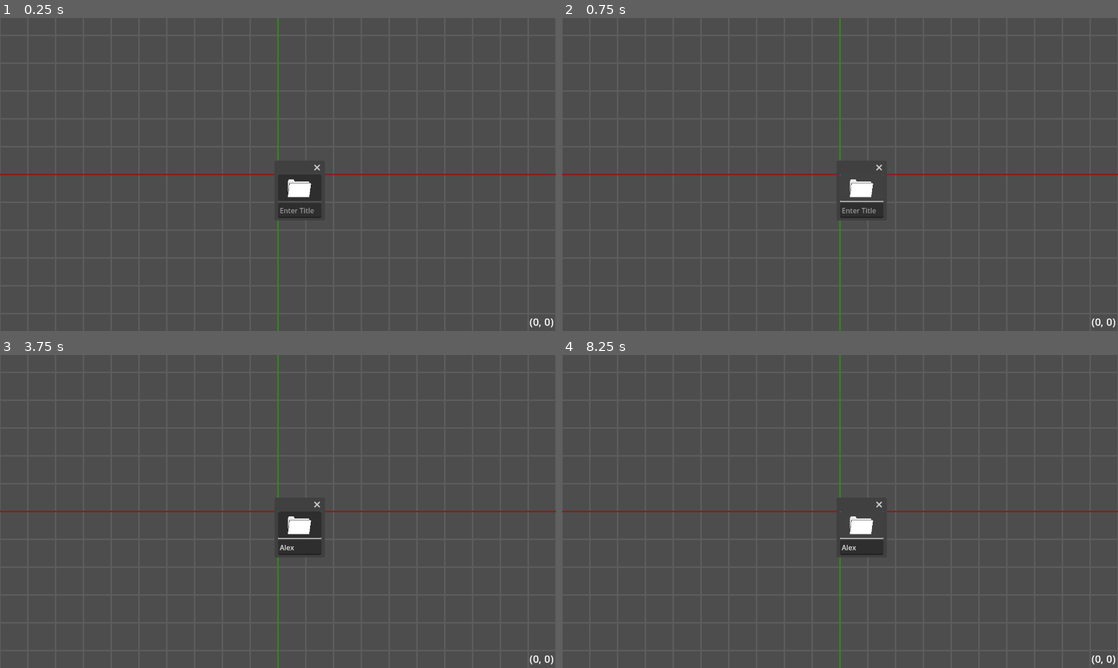
Above: before the commit, frames 1-4 (two rows, left to right).
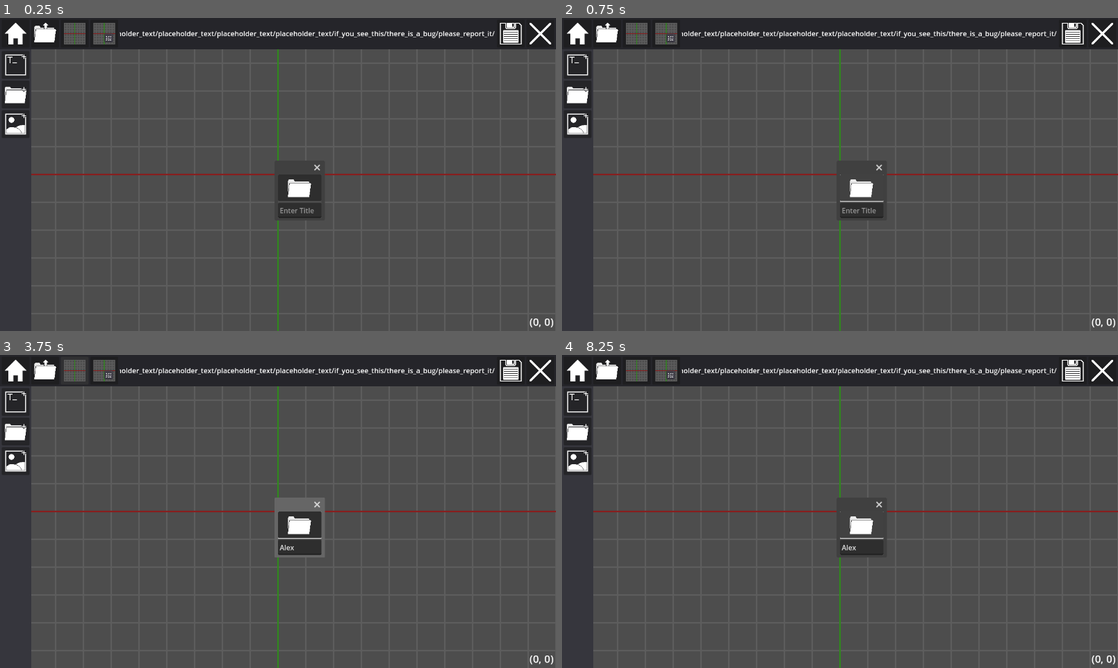
Above: after the commit, the same moments.

Repository: TophatMoth/TMPMS-v2
Game: Godot game, scene res://InProject.tscn
Same seed, same stepped clock (60 frames per second), same inputs: the game is played once before the commit and once after it. The engine's default icon, where the game draws it, is replaced by a stand-in: a white triangle on a blue panel in a dark square.
Inputs (mouse positions are in pixels of both pictures, inside the frame that each line leads up to):
- Up to frame 1 (0.25 s): no input
- Up to frame 2 (0.75 s): click (862, 196) at 0.52 s; type "Alex" at 0.6 s
- Up to frame 3 (3.75 s): click (300, 545) at 0.75 s; type "Alex" at 0.83 s; click (300, 524) at 1.25 s; click (16, 370) at 2.02 s; click (44, 370) at 2.77 s; click (72, 370) at 3.52 s
- Up to frame 4 (8.25 s): click (667, 370) at 4.27 s; click (1073, 370) at 5.02 s; click (578, 401) at 5.77 s; click (578, 430) at 6.52 s; click (578, 461) at 7.27 s; click (862, 524) at 8 s

The runs differ from the first frame. In frame 1, 11% of the frame differs, in the area x 0-100%, y 0-100%; in frame 2, 11%; in frame 3, 12%; in frame 4, 11%.

Commit message:
Multiple Changes (See Description)
- Recreated the original UI
- Removed unused icons
- Modified the "center files" icon slightly
- Made the "center files" and "center camera" buttons functional

Diff:
--- a/InProject.tscn
+++ b/InProject.tscn
@@ -5,11 +5,9 @@
 [ext_resource type="PackedScene" uid="uid://cs5bxtio4lyn5" path="res://Grid.tscn" id="2_ccm7a"]
 [ext_resource type="PackedScene" uid="uid://dg47axgtxy67i" path="res://FileObjects/BaseFileObject.tscn" id="2_g7pos"]
 [ext_resource type="PackedScene" uid="uid://dasy13nxsbcjj" path="res://FileObjects/ImageFileObject.tscn" id="4_77fss"]
+[ext_resource type="PackedScene" uid="uid://c00ndr6p78vj5" path="res://UI.tscn" id="4_v4jb4"]
 [ext_resource type="PackedScene" uid="uid://o5ukkjsjkqge" path="res://FileObjects/TextFileObject.tscn" id="5_skgah"]
 [ext_resource type="PackedScene" uid="uid://cantxupniv33a" path="res://FileObjects/FolderFileObject.tscn" id="6_l58vb"]
-
-[sub_resource type="LabelSettings" id="LabelSettings_bpskw"]
-font_size = 24
 
 [sub_resource type="GDScript" id="GDScript_syp4w"]
 script/source = "extends Node
@@ -24,32 +22,11 @@
 [node name="Camera2D" type="Camera2D" parent="." node_paths=PackedStringArray("coord_label")]
 current = true
 script = ExtResource("2_6aecc")
-coord_label = NodePath("CanvasLayer/MarginContainer/CoordLabel")
-
-[node name="CanvasLayer" type="CanvasLayer" parent="Camera2D"]
-
-[node name="MarginContainer" type="MarginContainer" parent="Camera2D/CanvasLayer"]
-anchors_preset = 15
-anchor_right = 1.0
-anchor_bottom = 1.0
-grow_horizontal = 2
-grow_vertical = 2
-theme_override_constants/margin_right = 6
-theme_override_constants/margin_bottom = 4
-
-[node name="CoordLabel" type="Label" parent="Camera2D/CanvasLayer/MarginContainer"]
-layout_mode = 2
-offset_right = 1274.0
-offset_bottom = 716.0
-grow_horizontal = 2
-grow_vertical = 2
-size_flags_vertical = 1
-text = "(0, 0)"
-label_settings = SubResource("LabelSettings_bpskw")
-horizontal_alignment = 2
-vertical_alignment = 2
+coord_label = NodePath("../UI/VBoxContainer/HBoxContainer/MarginContainer/CoordLabel")
 
 [node name="Grid" parent="." instance=ExtResource("2_ccm7a")]
+
+[node name="UI" parent="." instance=ExtResource("4_v4jb4")]
 
 [node name="FileObjects" type="Node" parent="."]
 script = SubResource("GDScript_syp4w")
@@ -64,3 +41,7 @@
 
 [node name="FileObject4" parent="FileObjects" instance=ExtResource("6_l58vb")]
 position = Vector2i(150, 150)
+
+[connection signal="button_pressed" from="UI" to="." method="_on_ui_button_pressed"]
+
+[editable path="UI"]
--- a/MainCamera.gd
+++ b/MainCamera.gd
@@ -2,6 +2,9 @@
 
 @onready var previous_mouse_pos : Vector2i = Vector2i.ZERO;
 @export var coord_label : Label = null;
+
+func _ready():
+	Global.camera_moved.connect(update_label);
 
 func _process(_delta):
 	var move_vector : Vector2i = Vector2i.ZERO;
@@ -14,5 +17,7 @@
 	if move_vector != Vector2i.ZERO:
 		position += Vector2(move_vector);
 		Global.emit_camera_moved();
-		if coord_label != null:
-			coord_label.text = str(Vector2i(position));
+
+func update_label():
+	if coord_label != null:
+		coord_label.text = str(Vector2i(position));
--- a/ProjectController.gd
+++ b/ProjectController.gd
@@ -1,2 +1,33 @@
 extends Node2D
 class_name ProjectController
+
+func _on_ui_button_pressed(button_id : int):
+	match(button_id):
+		ProjectUI.HOME:
+			pass;
+		ProjectUI.UP_FOLDER:
+			pass;
+		ProjectUI.CENTER_CAM:
+			center_cam();
+		ProjectUI.CENTER_FILES:
+			center_cam();
+			center_files();
+		ProjectUI.SAVE:
+			pass;
+		ProjectUI.CLOSE:
+			pass;
+		ProjectUI.ADD_TEXTBOX:
+			pass;
+		ProjectUI.ADD_FOLDER:
+			pass;
+		ProjectUI.ADD_IMAGE:
+			pass;
+
+func center_cam():
+	$Camera2D.position = Vector2.ZERO;
+	Global.emit_camera_moved();
+
+func center_files():
+	for child in $FileObjects.get_children():
+		if child is FileObject:
+			child.global_position = Vector2i.ZERO;
--- /dev/null
+++ b/UI.gd
@@ -0,0 +1,14 @@
+extends CanvasLayer
+class_name ProjectUI
+
+signal button_pressed(button : int);
+
+enum {
+	HOME, UP_FOLDER, CENTER_CAM,
+	CENTER_FILES, SAVE, CLOSE,
+	ADD_TEXTBOX, ADD_FOLDER, ADD_IMAGE
+}
+
+func press_button(button_id : int) -> void:
+	#print(button_id);
+	button_pressed.emit(button_id);
--- /dev/null
+++ b/UI.tscn
@@ -0,0 +1,209 @@
+[gd_scene load_steps=12 format=3 uid="uid://c00ndr6p78vj5"]
+
+[ext_resource type="Texture2D" uid="uid://cr1cjimrk04e6" path="res://ButtonIcons/Home.png" id="1_6ecu8"]
+[ext_resource type="Script" path="res://UI.gd" id="1_qeb1a"]
+[ext_resource type="Texture2D" uid="uid://cafdr0dwhkkpx" path="res://ButtonIcons/Up Folder.png" id="2_74m46"]
+[ext_resource type="Texture2D" uid="uid://crapss4ds4h4l" path="res://ButtonIcons/Center.png" id="3_168dc"]
+[ext_resource type="Texture2D" uid="uid://d0a51nyjn02av" path="res://ButtonIcons/CenterFiles.png" id="4_n1mjh"]
+[ext_resource type="Texture2D" uid="uid://cwwu1m41qffhx" path="res://ButtonIcons/FloppyDisk.png" id="5_qp8or"]
+[ext_resource type="Texture2D" uid="uid://kx67tlx1ihmh" path="res://ButtonIcons/Close Project.png" id="6_2wdyd"]
+[ext_resource type="Texture2D" uid="uid://bkqbrmx20sxvm" path="res://ButtonIcons/Textbox.png" id="7_y56ab"]
+[ext_resource type="Texture2D" uid="uid://cinnmmy84vci0" path="res://ButtonIcons/CreateFolder.png" id="8_7wiit"]
+[ext_resource type="Texture2D" uid="uid://dfmgb4h78gvd5" path="res://ButtonIcons/Image.png" id="9_0novp"]
+
+[sub_resource type="LabelSettings" id="LabelSettings_iyxkq"]
+font_size = 24
+
+[node name="UI" type="CanvasLayer"]
+script = ExtResource("1_qeb1a")
+
+[node name="VBoxContainer" type="VBoxContainer" parent="."]
+anchors_preset = 15
+anchor_right = 1.0
+anchor_bottom = 1.0
+grow_horizontal = 2
+grow_vertical = 2
+theme_override_constants/separation = 0
+
+[node name="Top Bar" type="ColorRect" parent="VBoxContainer"]
+custom_minimum_size = Vector2i(0, 72)
+offset_right = 1280.0
+offset_bottom = 72.0
+color = Color(0.145098, 0.145098, 0.164706, 1)
+
+[node name="MarginContainer" type="MarginContainer" parent="VBoxContainer/Top Bar"]
+anchors_preset = 15
+anchor_right = 1.0
+anchor_bottom = 1.0
+grow_horizontal = 2
+grow_vertical = 2
+theme_override_constants/margin_left = 4
+theme_override_constants/margin_top = 4
+theme_override_constants/margin_right = 4
+theme_override_constants/margin_bottom = 4
+
+[node name="HBoxContainer" type="HBoxContainer" parent="VBoxContainer/Top Bar/MarginContainer"]
+offset_left = 4.0
+offset_top = 4.0
+offset_right = 1276.0
+offset_bottom = 68.0
+grow_horizontal = 2
+grow_vertical = 2
+
+[node name="HomeButton" type="Button" parent="VBoxContainer/Top Bar/MarginContainer/HBoxContainer"]
+custom_minimum_size = Vector2i(64, 64)
+offset_right = 64.0
+offset_bottom = 64.0
+tooltip_text = "Go to the project's home folder"
+focus_mode = 0
+icon = ExtResource("1_6ecu8")
+icon_alignment = 1
+
+[node name="UpFolderButton" type="Button" parent="VBoxContainer/Top Bar/MarginContainer/HBoxContainer"]
+custom_minimum_size = Vector2i(64, 64)
+offset_left = 68.0
+offset_right = 132.0
+offset_bottom = 64.0
+tooltip_text = "Go to the folder containing the current one"
+focus_mode = 0
+icon = ExtResource("2_74m46")
+icon_alignment = 1
+
+[node name="CenterButton" type="Button" parent="VBoxContainer/Top Bar/MarginContainer/HBoxContainer"]
+custom_minimum_size = Vector2i(64, 64)
+offset_left = 136.0
+offset_right = 200.0
+offset_bottom = 64.0
+tooltip_text = "Return the camera to (0, 0)"
+focus_mode = 0
+icon = ExtResource("3_168dc")
+icon_alignment = 1
+
+[node name="CenterFilesButton" type="Button" parent="VBoxContainer/Top Bar/MarginContainer/HBoxContainer"]
+custom_minimum_size = Vector2i(64, 64)
+offset_left = 204.0
+offset_right = 268.0
+offset_bottom = 64.0
+tooltip_text = "Return the camera and all files to (0, 0)"
+focus_mode = 0
+icon = ExtResource("4_n1mjh")
+icon_alignment = 1
+
+[node name="Label" type="Label" parent="VBoxContainer/Top Bar/MarginContainer/HBoxContainer"]
+offset_left = 272.0
+offset_right = 1136.0
+offset_bottom = 64.0
+size_flags_horizontal = 3
+size_flags_vertical = 1
+text = "placeholder_text/placeholder_text/placeholder_text/placeholder_text/if_you_see_this/there_is_a_bug/please_report_it/"
+horizontal_alignment = 2
+vertical_alignment = 1
+clip_text = true
+
+[node name="SaveButton" type="Button" parent="VBoxContainer/Top Bar/MarginContainer/HBoxContainer"]
+custom_minimum_size = Vector2i(64, 64)
+offset_left = 1140.0
+offset_right = 1204.0
+offset_bottom = 64.0
+focus_mode = 0
+icon = ExtResource("5_qp8or")
+icon_alignment = 1
+
+[node name="CloseButton" type="Button" parent="VBoxContainer/Top Bar/MarginContainer/HBoxContainer"]
+custom_minimum_size = Vector2i(64, 64)
+offset_left = 1208.0
+offset_right = 1272.0
+offset_bottom = 64.0
+focus_mode = 0
+icon = ExtResource("6_2wdyd")
+icon_alignment = 1
+
+[node name="HBoxContainer" type="HBoxContainer" parent="VBoxContainer"]
+offset_top = 72.0
+offset_right = 1280.0
+offset_bottom = 720.0
+size_flags_vertical = 3
+
+[node name="Side Bar" type="ColorRect" parent="VBoxContainer/HBoxContainer"]
+custom_minimum_size = Vector2i(72, 0)
+offset_right = 72.0
+offset_bottom = 648.0
+color = Color(0.211765, 0.211765, 0.239216, 1)
+
+[node name="MarginContainer" type="MarginContainer" parent="VBoxContainer/HBoxContainer/Side Bar"]
+anchors_preset = 15
+anchor_right = 1.0
+anchor_bottom = 1.0
+grow_horizontal = 2
+grow_vertical = 2
+theme_override_constants/margin_left = 4
+theme_override_constants/margin_top = 4
+theme_override_constants/margin_right = 4
+theme_override_constants/margin_bottom = 4
+
+[node name="VBoxContainer" type="VBoxContainer" parent="VBoxContainer/HBoxContainer/Side Bar/MarginContainer"]
+offset_left = 4.0
+offset_top = 4.0
+offset_right = 68.0
+offset_bottom = 644.0
+grow_horizontal = 2
+grow_vertical = 2
+
+[node name="TextboxButton" type="Button" parent="VBoxContainer/HBoxContainer/Side Bar/MarginContainer/VBoxContainer"]
+custom_minimum_size = Vector2i(64, 64)
+offset_right = 64.0
+offset_bottom = 64.0
+tooltip_text = "Add a textbox"
+focus_mode = 0
+icon = ExtResource("7_y56ab")
+icon_alignment = 1
+
+[node name="FolderButton" type="Button" parent="VBoxContainer/HBoxContainer/Side Bar/MarginContainer/VBoxContainer"]
+custom_minimum_size = Vector2i(64, 64)
+offset_top = 68.0
+offset_right = 64.0
+offset_bottom = 132.0
+tooltip_text = "Add a folder"
+focus_mode = 0
+icon = ExtResource("8_7wiit")
+icon_alignment = 1
+
+[node name="ImageButton" type="Button" parent="VBoxContainer/HBoxContainer/Side Bar/MarginContainer/VBoxContainer"]
+custom_minimum_size = Vector2i(64, 64)
+offset_top = 136.0
+offset_right = 64.0
+offset_bottom = 200.0
+tooltip_text = "Add an image"
+focus_mode = 0
+icon = ExtResource("9_0novp")
+icon_alignment = 1
+
+[node name="MarginContainer" type="MarginContainer" parent="VBoxContainer/HBoxContainer"]
+offset_left = 76.0
+offset_right = 1280.0
+offset_bottom = 648.0
+size_flags_horizontal = 3
+theme_override_constants/margin_right = 6
+theme_override_constants/margin_bottom = 4
+
+[node name="CoordLabel" type="Label" parent="VBoxContainer/HBoxContainer/MarginContainer"]
+offset_right = 1198.0
+offset_bottom = 644.0
+grow_horizontal = 2
+grow_vertical = 2
+size_flags_horizontal = 3
+size_flags_vertical = 1
+text = "(0, 0)"
+label_settings = SubResource("LabelSettings_iyxkq")
+horizontal_alignment = 2
+vertical_alignment = 2
+
+[connection signal="pressed" from="VBoxContainer/Top Bar/MarginContainer/HBoxContainer/HomeButton" to="." method="press_button" binds= [0]]
+[connection signal="pressed" from="VBoxContainer/Top Bar/MarginContainer/HBoxContainer/UpFolderButton" to="." method="press_button" binds= [1]]
+[connection signal="pressed" from="VBoxContainer/Top Bar/MarginContainer/HBoxContainer/CenterButton" to="." method="press_button" binds= [2]]
+[connection signal="pressed" from="VBoxContainer/Top Bar/MarginContainer/HBoxContainer/CenterFilesButton" to="." method="press_button" binds= [3]]
+[connection signal="pressed" from="VBoxContainer/Top Bar/MarginContainer/HBoxContainer/SaveButton" to="." method="press_button" binds= [4]]
+[connection signal="pressed" from="VBoxContainer/Top Bar/MarginContainer/HBoxContainer/CloseButton" to="." method="press_button" binds= [5]]
+[connection signal="pressed" from="VBoxContainer/HBoxContainer/Side Bar/MarginContainer/VBoxContainer/TextboxButton" to="." method="press_button" binds= [6]]
+[connection signal="pressed" from="VBoxContainer/HBoxContainer/Side Bar/MarginContainer/VBoxContainer/FolderButton" to="." method="press_button" binds= [7]]
+[connection signal="pressed" from="VBoxContainer/HBoxContainer/Side Bar/MarginContainer/VBoxContainer/ImageButton" to="." method="press_button" binds= [8]]
--- a/project.godot
+++ b/project.godot
@@ -18,10 +18,16 @@
 "class": &"ProjectController",
 "language": &"GDScript",
 "path": "res://ProjectController.gd"
+}, {
+"base": "CanvasLayer",
+"class": &"ProjectUI",
+"language": &"GDScript",
+"path": "res://UI.gd"
 }]
 _global_script_class_icons={
 "FileObject": "",
-"ProjectController": ""
+"ProjectController": "",
+"ProjectUI": ""
 }
 
 [application]
Binary file changed: ButtonIcons/CenterFiles.png
Binary file removed: ButtonIcons/Delete.png
Not shown, removed: ButtonIcons/Delete.png.import
Binary file removed: ButtonIcons/Move.png
Not shown, removed: ButtonIcons/Move.png.import
Binary file removed: ButtonIcons/Resize.png
Not shown, removed: ButtonIcons/Resize.png.import
Binary file removed: ButtonIcons/Up Folder Small.png
Not shown, removed: ButtonIcons/Up Folder Small.png.import
